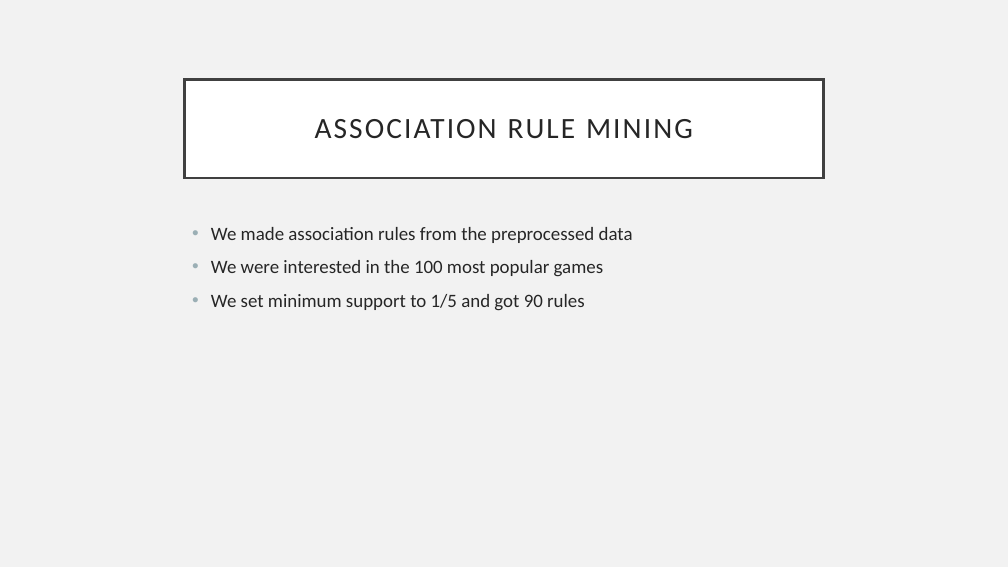
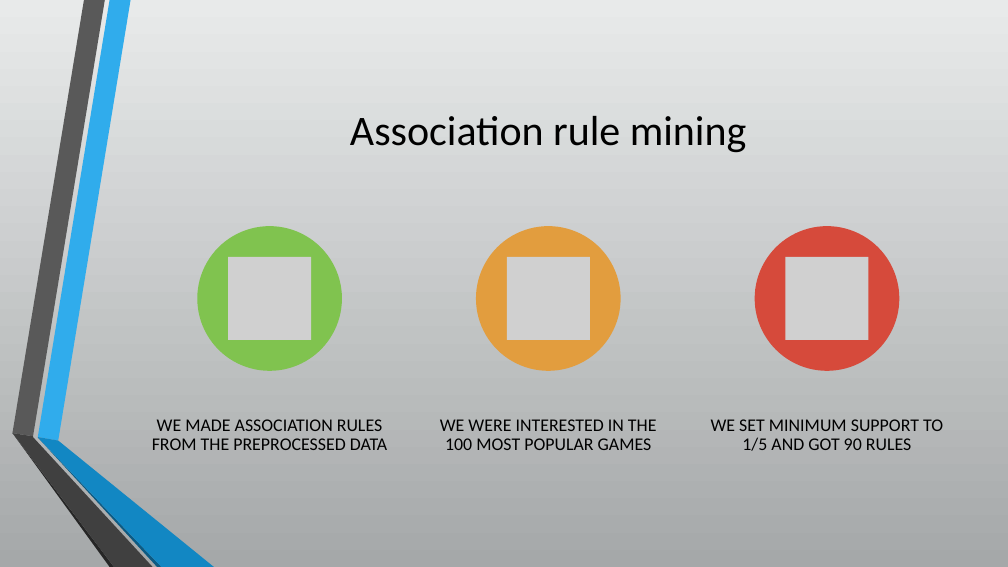
Before and after one commit to Kirasamah/GameDataMining, a slide deck: slide 9 of esitys/esitys.pptx. Drawn at 1008x567 pixels with LibreOffice and Linux fonts; fonts in the diff are those of the drawing; grey boxes stand for pictures. Boxes give left, top, right and bottom in pixels: in the first picture for what was removed or moved away, otherwise in the second. Text is boxed around its words. In the diff, an @@ line names an element or a change of style, - is before the commit and + after.

```diff
--- a/esitys/esitys.pptx
+++ b/esitys/esitys.pptx
@@ background #F2F2F2 to gradient #E9EAEB to #A5A8A9 @@
@@ title "Association rule mining": place and size @@
-title "Association rule mining" at box(185, 79, 823, 178)
+title "Association rule mining" at box(350, 116, 746, 153)
@@ title "Association rule mining" at box(350, 116, 746, 153): fill #FFFFFF to none; outline #404040 2.5 pt to none @@
@@ title at box(350, 116, 746, 153): text changed; size 28 to 40 pt; text colour #262626 to #000000 @@
-ASSOCIATION RULE MINING
+Association rule mining
@@ text removed at box(211, 227, 633, 311) @@
-• We made association rules from the preprocessed data
-• We were interested in the 100 most popular games
-• We set minimum support to 1/5 and got 90 rules
@@ group added at box(152, 226, 943, 451): 3 ellipses, 3 pictures, 3 texts @@
+WE MADE ASSOCIATION RULES FROM THE PREPROCESSED DATA
+WE WERE INTERESTED IN THE 100 MOST POPULAR GAMES
+WE SET MINIMUM SUPPORT TO 1/5 AND GOT 90 RULES
@@ group added at box(12, 0, 214, 567): 6 freeform shapes @@
```
Also in this commit, not shown: 8 other slides changed, 4 slides added, 3 other files.
